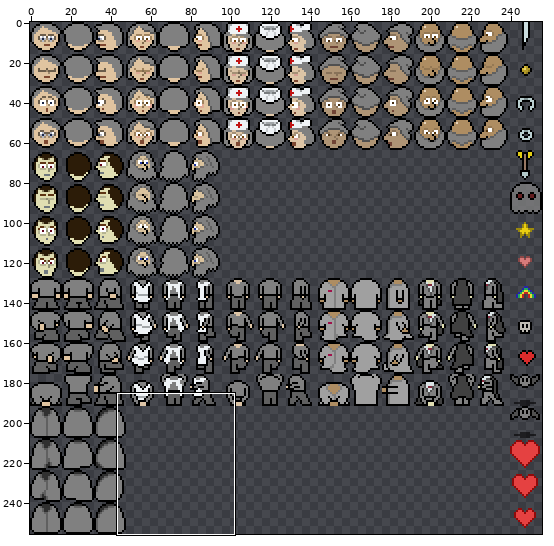
Sprite sheet -- src/data/tilesheet/003-hero.png. The first picture is a wide view before the edit; the outline marks the close-up.
Close-up. The starting point:
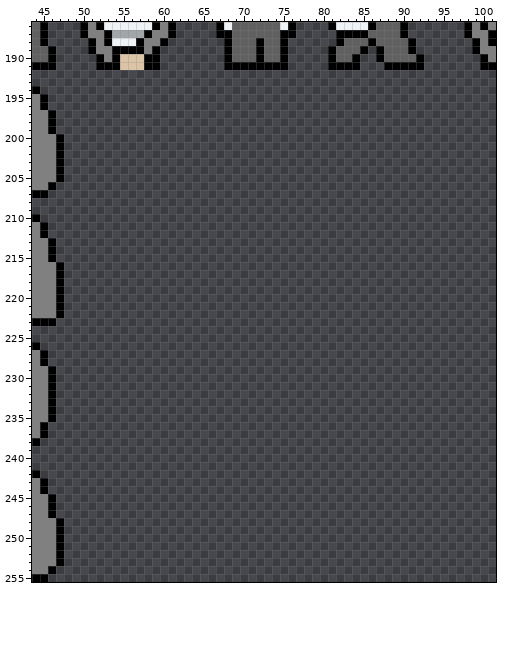
The file is 256x256 pixels. Colours within 5 levels of each other are drawn and written as one. Shown: x 44..101, y 186..255. The commit also changed other parts of the picture, which this record leaves out.
And afterwards:
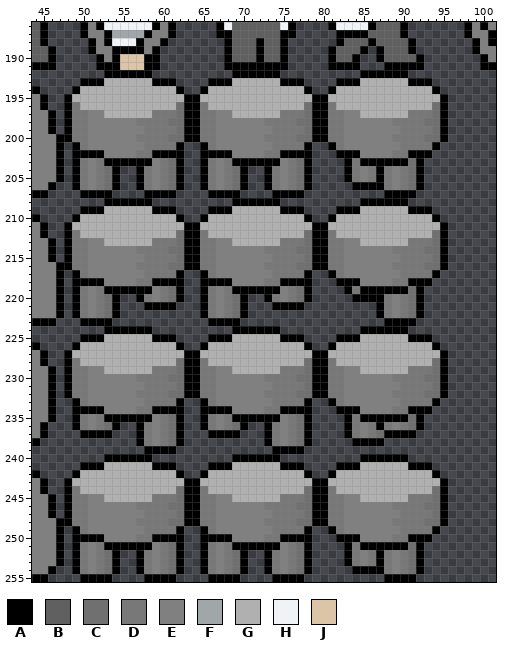
Palette (. is transparent): A #000000  B #606060  C #707070  D #787878  E #808080  F #a1a6a9  G #b0b0b0  H #eff3f6  J #dcc4a6
Edits made:
y 192: x 53..58 ...... -> AAAAAA; x 69..74 ...... -> AAAAAA; x 85..90 ...... -> AAAAAA
y 193: x 50..61 ............ -> AAAGGGGGGAAA; x 66..77 ............ -> AAAGGGGGGAAA; x 82..93 ............ -> AAAGGGGGGAAA
y 194: x 49..62 .............. -> AGGGGGGGGGGGGA; x 65..78 .............. -> AGGGGGGGGGGGGA; x 81..94 .............. -> AGGGGGGGGGGGGA
y 195: x 48..95 ................................................ -> AGGGGGGGGGGGGGGAAGGGGGGGGGGGGGGAAGGGGGGGGGGGGGGA
y 196: x 48..95 ................................................ -> ADGGGGGGGGGGGGCAADGGGGGGGGGGGGCAADGGGGGGGGGGGGCA
y 197: x 48..95 ................................................ -> ADDEEGGGGGGDDDCAADDEEGGGGGGDDDCAADDEEGGGGGGDDDCA
y 198: x 48..95 ................................................ -> ADDEEEEEEDDDDCCAADDEEEEEEDDDDCCAADDEEEEEEDDDDCCA
y 199: x 48..95 ................................................ -> ADDEEEEEEEDDDDCAADDEEEEEEEDDDDCAADDEEEEEEEDDDDCA
y 200: x 48..95 ................................................ -> ADDEEEEEEDDDDCCAADDEEEEEEDDDDCCAADDEEEEEEDDDDCCA
y 201: x 49..62 .............. -> ADEEEEEEEDDDDA; x 65..78 .............. -> ADEEEEEEEDDDDA; x 81..94 .............. -> ADEEEEEEEDDDDA
y 202: x 49..62 .............. -> AAAAEEEEDDAAAA; x 65..78 .............. -> AAAAEEEEDDAAAA; x 82..93 ............ -> AAAEEEEDDAAA
y 203: x 49..62 .............. -> ADEDAAAAAAEDCA; x 65..78 .............. -> ADEDAAAAAAEDCA; x 83..92 .......... -> ADAAAAAACA
y 204..205: x 49..54 ...... -> ADEDCA; x 57..62 ...... -> ADEDCA; x 65..70 ...... -> ADEDCA; x 73..78 ...... -> ADEDCA; x 83..92 .......... -> ADEDADEDCA
y 206: x 49..54 ...... -> ADEDCA; x 57..62 ...... -> ADEDCA; x 65..70 ...... -> ADEDCA; x 73..78 ...... -> ADEDCA; x 84..92 ......... -> AAAADEDCA
y 207: x 50..53 .... -> AAAA; x 58..61 .... -> AAAA; x 66..69 .... -> AAAA; x 74..77 .... -> AAAA; x 88..91 .... -> AAAA
y 208: x 53..58 ...... -> AAAAAA; x 69..74 ...... -> AAAAAA; x 85..90 ...... -> AAAAAA
y 209: x 50..61 ............ -> AAAGGGGGGAAA; x 66..77 ............ -> AAAGGGGGGAAA; x 82..93 ............ -> AAAGGGGGGAAA
y 210: x 49..62 .............. -> AGGGGGGGGGGGGA; x 65..78 .............. -> AGGGGGGGGGGGGA; x 81..94 .............. -> AGGGGGGGGGGGGA
y 211: x 48..95 ................................................ -> AGGGGGGGGGGGGGGAAGGGGGGGGGGGGGGAAGGGGGGGGGGGGGGA
y 212: x 48..95 ................................................ -> ADGGGGGGGGGGGGCAADGGGGGGGGGGGGCAADGGGGGGGGGGGGCA
y 213: x 48..95 ................................................ -> ADDEEGGGGGGDDDCAADDEEGGGGGGDDDCAADDEEGGGGGGDDDCA
y 214: x 48..95 ................................................ -> ADDEEEEEEDDDDCCAADDEEEEEEDDDDCCAADDEEEEEEDDDDCCA
y 215: x 48..95 ................................................ -> ADDEEEEEEEDDDDCAADDEEEEEEEDDDDCAADDEEEEEEEDDDDCA
y 216: x 48..95 ................................................ -> ADDEEEEEEDDDDCCAADDEEEEEEDDDDCCAADDEEEEEEDDDDCCA
y 217: x 49..62 .............. -> ADEEEEEEEDDDDA; x 65..78 .............. -> ADEEEEEEEDDDDA; x 81..94 .............. -> ADEEEEEEEDDDDA
y 218: x 49..62 .............. -> AAAAEEEEDDAAAA; x 65..78 .............. -> AAAAEEEEDDAAAA; x 82..93 ............ -> AAAEEEEDDAAA
y 219: x 49..62 .............. -> ADEDAAAAAAEDCA; x 65..78 .............. -> ADEDAAAAAAEDCA; x 83..92 .......... -> ADAAAAAACA
y 220: x 49..54 ...... -> ADEDCA; x 57..62 ...... -> ADEDCA; x 65..70 ...... -> ADEDCA; x 73..78 ...... -> ADEDCA; x 84..92 ......... -> AAAADEDCA
y 221: x 49..54 ...... -> ADEDCA; x 58..61 .... -> AAAA; x 65..70 ...... -> ADEDCA; x 74..77 .... -> AAAA; x 87..92 ...... -> ADEDCA
y 222: x 49..54 ...... -> ADEDCA; x 65..70 ...... -> ADEDCA; x 87..92 ...... -> ADEDCA
y 223: x 50..53 .... -> AAAA; x 66..69 .... -> AAAA; x 88..91 .... -> AAAA
y 224: x 53..58 ...... -> AAAAAA; x 69..74 ...... -> AAAAAA; x 85..90 ...... -> AAAAAA
y 225: x 50..61 ............ -> AAAGGGGGGAAA; x 66..77 ............ -> AAAGGGGGGAAA; x 82..93 ............ -> AAAGGGGGGAAA
y 226: x 49..62 .............. -> AGGGGGGGGGGGGA; x 65..78 .............. -> AGGGGGGGGGGGGA; x 81..94 .............. -> AGGGGGGGGGGGGA
y 227: x 48..95 ................................................ -> AGGGGGGGGGGGGGGAAGGGGGGGGGGGGGGAAGGGGGGGGGGGGGGA
y 228: x 48..95 ................................................ -> ADGGGGGGGGGGGGCAADGGGGGGGGGGGGCAADGGGGGGGGGGGGCA
y 229: x 48..95 ................................................ -> ADDEEGGGGGGDDDCAADDEEGGGGGGDDDCAADDEEGGGGGGDDDCA
y 230: x 48..95 ................................................ -> ADDEEEEEEDDDDCCAADDEEEEEEDDDDCCAADDEEEEEEDDDDCCA
y 231: x 48..95 ................................................ -> ADDEEEEEEEDDDDCAADDEEEEEEEDDDDCAADDEEEEEEEDDDDCA
y 232: x 48..95 ................................................ -> ADDEEEEEEDDDDCCAADDEEEEEEDDDDCCAADDEEEEEEDDDDCCA
y 233: x 49..62 .............. -> ADEEEEEEEDDDDA; x 65..78 .............. -> ADEEEEEEEDDDDA; x 81..94 .............. -> ADEEEEEEEDDDDA
y 234: x 49..62 .............. -> AAAAEEEEDDAAAA; x 65..78 .............. -> AAAAEEEEDDAAAA; x 82..93 ............ -> AAAEEEEDDAAA
y 235: x 49..62 .............. -> ADEDAAAAAAEDCA; x 65..78 .............. -> ADEDAAAAAAEDCA; x 83..92 .......... -> ADAAAAAACA
y 236: x 49..54 ...... -> ADEDCA; x 57..62 ...... -> ADEDCA; x 65..70 ...... -> ADEDCA; x 73..78 ...... -> ADEDCA; x 83..92 .......... -> ADEDADEDCA
y 237: x 50..53 .... -> AAAA; x 57..62 ...... -> ADEDCA; x 66..69 .... -> AAAA; x 73..78 ...... -> ADEDCA; x 83..91 ......... -> ADEDCAAAA
y 238: x 57..62 ...... -> ADEDCA; x 73..78 ...... -> ADEDCA; x 84..87 .... -> AAAA
y 239: x 58..61 .... -> AAAA; x 74..77 .... -> AAAA
y 240: x 53..58 ...... -> AAAAAA; x 69..74 ...... -> AAAAAA; x 85..90 ...... -> AAAAAA
y 241: x 50..61 ............ -> AAAGGGGGGAAA; x 66..77 ............ -> AAAGGGGGGAAA; x 82..93 ............ -> AAAGGGGGGAAA
y 242: x 49..62 .............. -> AGGGGGGGGGGGGA; x 65..78 .............. -> AGGGGGGGGGGGGA; x 81..94 .............. -> AGGGGGGGGGGGGA
y 243: x 48..95 ................................................ -> AGGGGGGGGGGGGGGAAGGGGGGGGGGGGGGAAGGGGGGGGGGGGGGA
y 244: x 48..95 ................................................ -> ADGGGGGGGGGGGGCAADGGGGGGGGGGGGCAADGGGGGGGGGGGGCA
y 245: x 48..95 ................................................ -> ADDEEGGGGGGDDDCAADDEEGGGGGGDDDCAADDEEGGGGGGDDDCA
y 246: x 48..95 ................................................ -> ADDEEEEEEDDDDCCAADDEEEEEEDDDDCCAADDEEEEEEDDDDCCA
y 247: x 48..95 ................................................ -> ADDEEEEEEEDDDDCAADDEEEEEEEDDDDCAADDEEEEEEEDDDDCA
y 248: x 48..95 ................................................ -> ADDEEEEEEDDDDCCAADDEEEEEEDDDDCCAADDEEEEEEDDDDCCA
y 249: x 49..62 .............. -> ADEEEEEEEDDDDA; x 65..78 .............. -> ADEEEEEEEDDDDA; x 81..94 .............. -> ADEEEEEEEDDDDA
y 250: x 49..62 .............. -> AAAAEEEEDDAAAA; x 65..78 .............. -> AAAAEEEEDDAAAA; x 82..93 ............ -> AAAEEEEDDAAA
y 251: x 49..62 .............. -> ADEDAAAAAAEDCA; x 65..78 .............. -> ADEDAAAAAAEDCA; x 83..92 .......... -> ADAAAAAACA
y 252..253: x 49..54 ...... -> ADEDCA; x 57..62 ...... -> ADEDCA; x 65..70 ...... -> ADEDCA; x 73..78 ...... -> ADEDCA; x 83..92 .......... -> ADEDADEDCA
y 254: x 49..54 ...... -> ADEDCA; x 57..62 ...... -> ADEDCA; x 65..70 ...... -> ADEDCA; x 73..78 ...... -> ADEDCA; x 84..92 ......... -> AAAADEDCA
y 255: x 50..53 .... -> AAAA; x 58..61 .... -> AAAA; x 66..69 .... -> AAAA; x 74..77 .... -> AAAA; x 88..91 .... -> AAAA
Where, in picture pixels (left, top, right, bottom), the same in both close-ups:
added: (64, 70, 448, 582)
